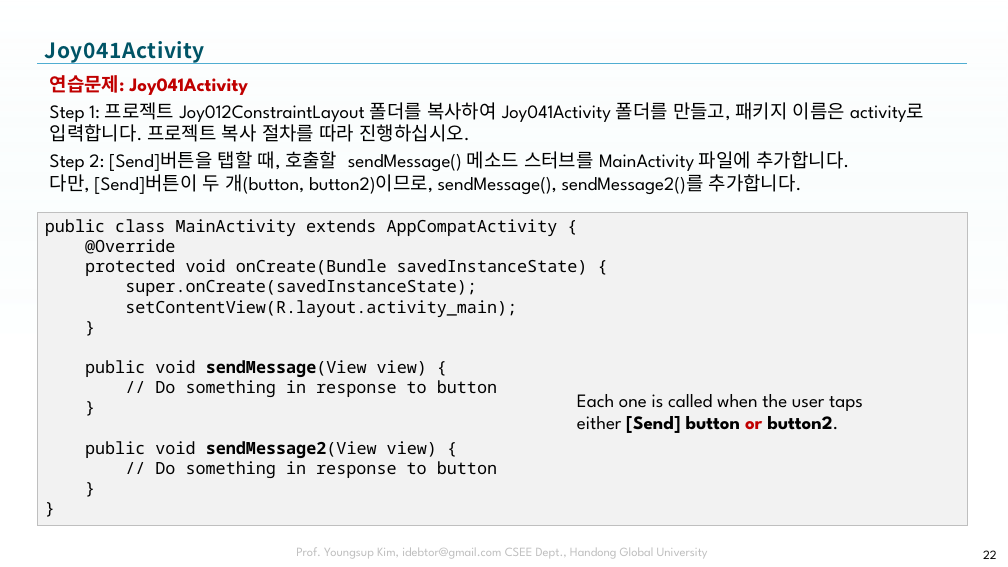
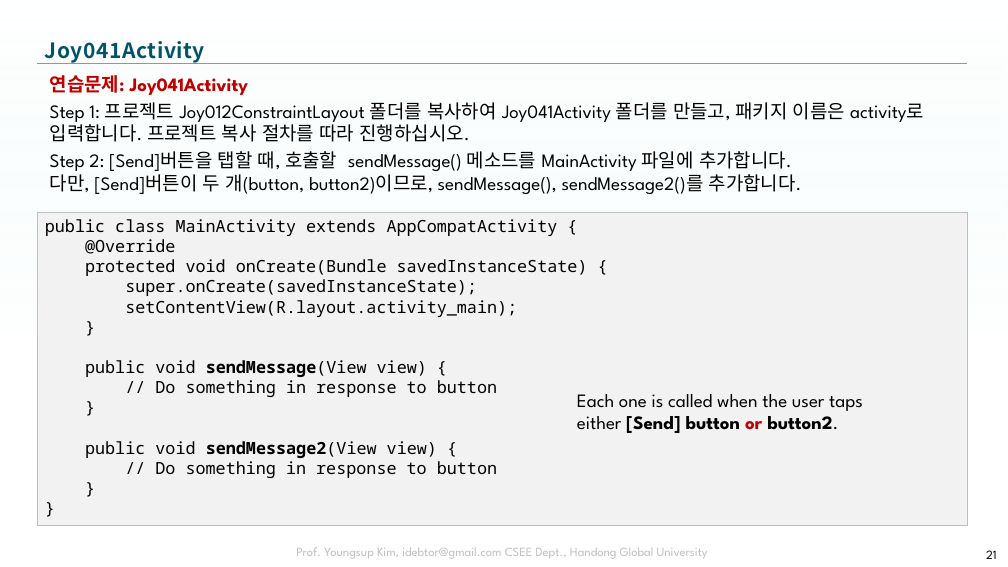
Before and after one commit to tae7841/HuStarAS, a slide deck: slide 21 of ppts/04Activity.pptx (slide 22 before the commit). Drawn at 1008x567 pixels with LibreOffice and Linux fonts; fonts in the diff are those of the drawing; background and template pictures are left out. Boxes give left, top, right and bottom in pixels: in the first picture for what was removed or moved away, otherwise in the second. Text is boxed around its words. In the diff, an @@ line names an element or a change of style, - is before the commit and + after.

```diff
--- a/ppts/04Activity.pptx
+++ b/ppts/04Activity.pptx
@@ text at <box>50,151,802,194</box>: text changed @@
-Step 2: [Send]버튼을 탭할 때, 호출할 sendMessage() 메소드 스터브를 MainActivity 파일에 추가합니다.
-다만, [Send]버튼이 두 개(button, button2)이므로, sendMessage(), sendMessage2()를 추가합니다.
+Step 2: [Send]버튼을 탭할 때, 호출할 sendMessage() 메소드를 MainActivity 파일에 추가합니다.
+다만, [Send]버튼이 두 개(button, button2)이므로, sendMessage(), sendMessage2()를 추가합니다.
@@ page number at <box>986,550,997,559</box>: text changed @@
-22
+21
```
Also in this commit, not shown: 17 other slides changed, 1 slide added, 1 slide removed, 1 other file.
